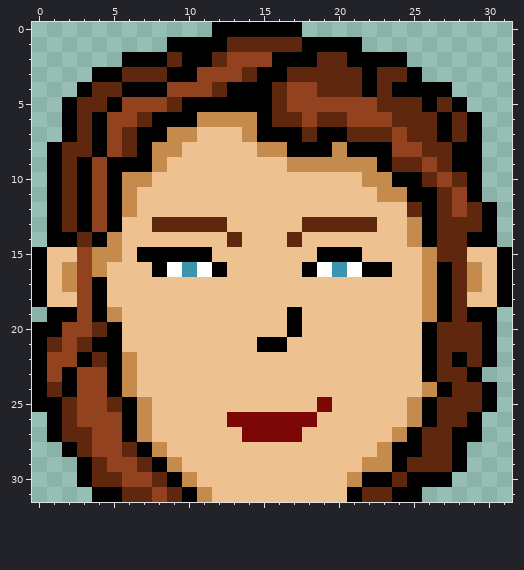
One commit to this pixel-art sprite: assets/sprites/clara_portrait.png. This is how it looked before the edit.
The file is 32x32 pixels.
After the commit:
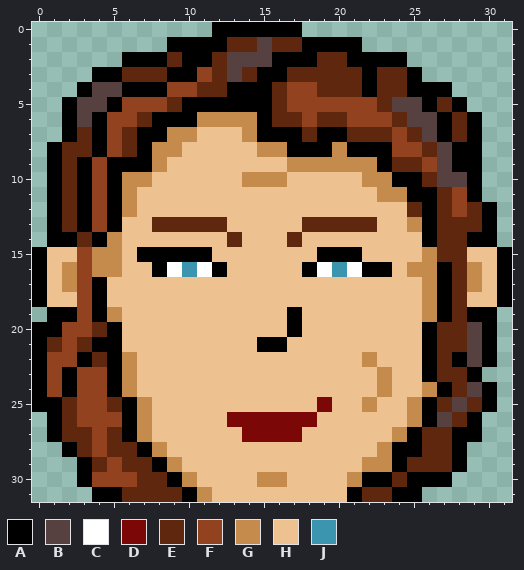
Palette (. is transparent): A #000000  B #564040  C #ffffff  D #7c0707  E #5e270e  F #92421e  G #c58b4d  H #eec190  J #3c95ae
Edits made:
@@ x 0..31 @@
  0 ............AAAAAA..............
- 1 .........AAAAEEEEEAAAA..........
- 2 ......AAAEAAEFFFAAAEEAAAA.......
- 3 ....AAEEEAAFFFEAAEEEEEAEEA......
- 4 ...AEEAAAFFFEAAAEFFEEEAEAAAA....
- 5 ..AEEAFFFEAAAAAAEFFFFFFEEEAEA...
- 6 ..AEAFFEAAAGGGGAEEFEEFFFEEEAEA..
- 7 ..AEAFEAAGGHHHGAAAEAAEEEFEEAEA..
- 8 .AEEAFEAGGHHHHHGGAAAGAAAFFEEAA..
- 9 .AEAFAAAGHHHHHHHHGGGGGGAEEFEAA..
-10 .AEAFAGGHHHHHHHHHHHHHHGGAAEFEA..
+ 1 .........AAAAEEBEEAAAA..........
+ 2 ......AAAEAAEBBBAAAEEAAAA.......
+ 3 ....AAEEEAAFEBEAAEEEEEAEEA......
+ 4 ...ABBAAAFFEEAAAEFFEEEAEEAAA....
+ 5 ..ABBAFFFEAAAAAAEFFFFFFEBBAEA...
+ 6 ..ABAFFEAAAGGGGAEEFEEFFFEBBAEA..
+ 7 ..AEAFEAAGGHHHGAAAEAAEEEFEBAEA..
+ 8 .AEEAFEAGGHHHHHGGAAAGAAAFFEBAA..
+ 9 .AEAFAAAGHHHHHHHHGGGGGGAEEFBAA..
+10 .AEAFAGGHHHHHHGGGHHHHHGGAAEBBA..
 11 .AEAFAGHHHHHHHHHHHHHHHHGGAAEFA..
@@ x 0..31 @@
 13 .AEAFAHHEEEEEHHHHHEEEEEHHGAEEEA.
-14 .AAEAGHHHHHHHEHHHEHHHHHHHGAEEAA.
+14 .AAEAGHHHHHHHEHHHEHHHHHHHHAEEAA.
 15 AHHFGGHAAAAAHHHHHHHAAAHHHHGEEHHA
-16 AHGFGHHHACJCAHHHHHACJCAAHHGAEGHA
+16 AHGFGGHHACJCAHHHHHACJCAAHGGAEGHA
 17 AHGFAHHHHHHHHHHHHHHHHHHHHHGAEGHA
@@ x 0..31 @@
 19 .AAFAGHHHHHHHHHHHAHHHHHHHHGAEAA.
-20 AAFFEAHHHHHHHHHHHAHHHHHHHHAEEEA.
-21 AEFEAAHHHHHHHHHAAHHHHHHHHHAEEEA.
-22 AFFAEAGHHHHHHHHHHHHHHHHHHHAEAEA.
-23 AFAFFAGHHHHHHHHHHHHHHHHHHHAEEA..
-24 AEAFFAGHHHHHHHHHHHHHHHHHHHGAEEA.
-25 AAEFFEAGHHHHHHHHHHHDHHHHHGAEEEA.
-26 .AEFFFAGHHHHHDDDDDDHHHHHHGAEEA..
-27 .AEEFFAGHHHHHHDDDDHHHHHHGAEEAA..
-28 ..AEFFEAGHHHHHHHHHHHHHHGAAEEA...
-29 ...AEFFEAGHHHHHHHHHHHHGGAEEEA...
-30 ...AEEFFEAGHHHHHHHHHHGAAEAAA....
-31 ....AAEEFEAGHHHHHHHHHAEEAA......
+20 AAFFEAHHHHHHHHHHHAHHHHHHHHAEEBA.
+21 AEFEAAHHHHHHHHHAAHHHHHHHHHAEEBA.
+22 AFFAEAGHHHHHHHHHHHHHHHGHHHAEABA.
+23 AFAFFAGHHHHHHHHHHHHHHHHGHHAEEA..
+24 AFAFFAGHHHHHHHHHHHHHHHHGHHGAEBA.
+25 AAEFFEAGHHHHHHHHHHHDHHGHHGAEBEA.
+26 .AEFFFAGHHHHHDDDDDDHHHHHHGABEA..
+27 .AEEFEAGHHHHHHDDDDHHHHHHGAEEAA..
+28 ..AEFEEAGHHHHHHHHHHHHHHGAAEEA...
+29 ...AEFEEAGHHHHHHHHHHHHGGAEEEA...
+30 ...AFFFEEAGHHHHGGHHHHGAAEAAA....
+31 ....AAEEEEAGHHHHHHHHHAEEAA......
Changed places in both pictures, as pixel boxes (x1, y1, x2, y2):
changed: (197, 37, 272, 97)
changed: (77, 82, 122, 127)
changed: (392, 82, 482, 427)
changed: (242, 172, 287, 187)
changed: (107, 262, 122, 277)
changed: (362, 352, 392, 412)
changed: (47, 382, 167, 502)
changed: (257, 472, 287, 487)
